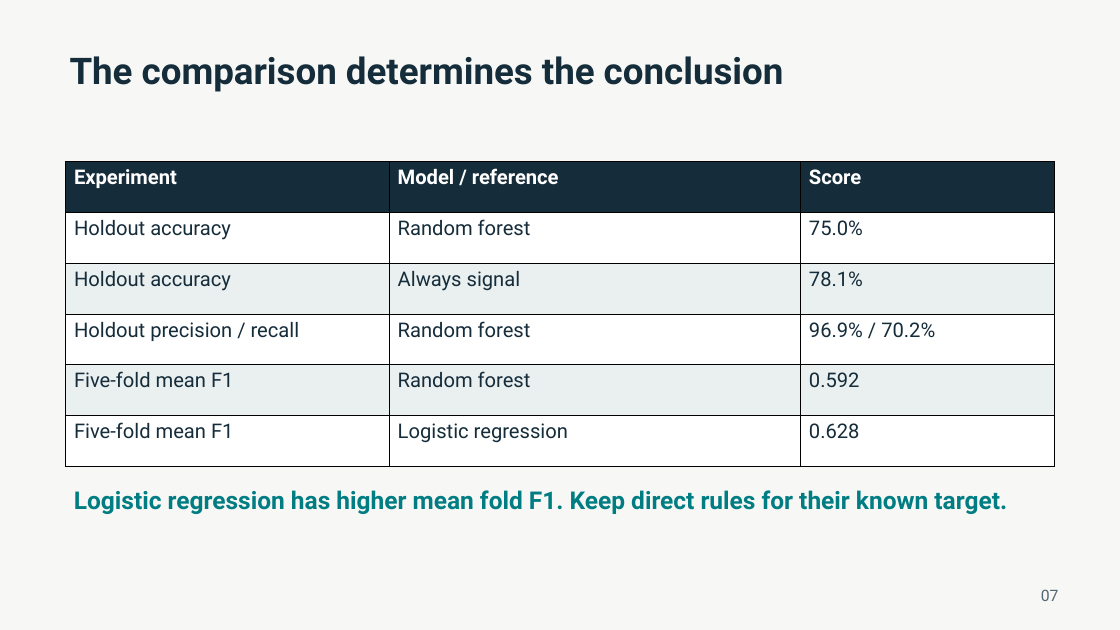
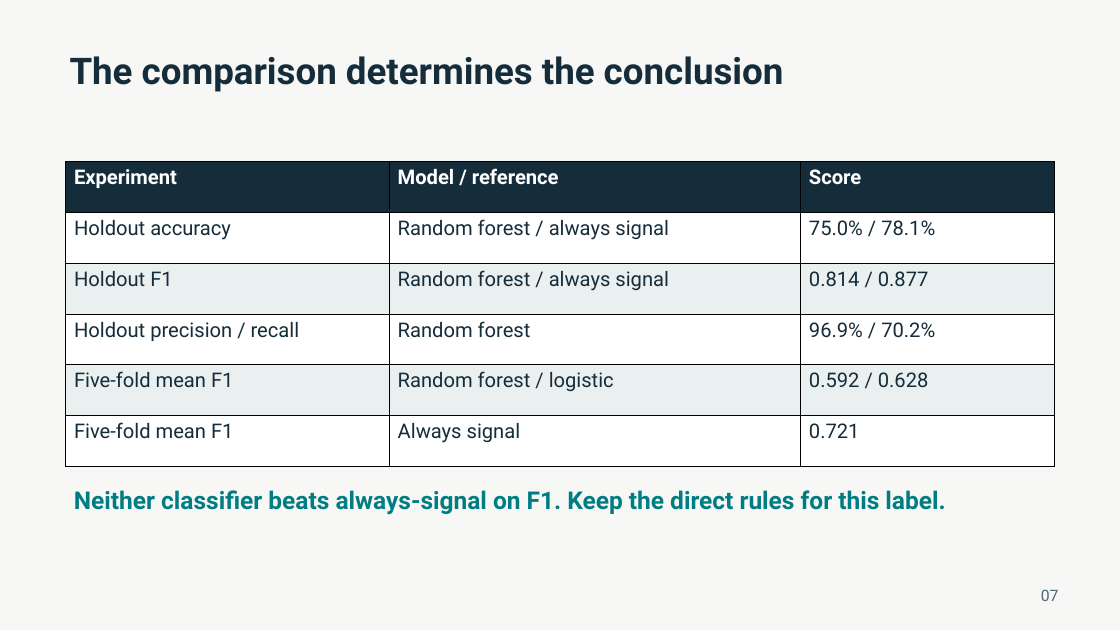
Before and after one commit to 0xpvtrickbateman/SPC-ML-Demo, a slide deck: slide 7 of docs/SPC_ML_Demo_Walkthrough_Ready.pptx. Drawn at 1120x630 pixels with LibreOffice and Linux fonts; fonts in the diff are those of the drawing. Boxes give left, top, right and bottom in pixels: in the first picture for what was removed or moved away, otherwise in the second. Text is boxed around its words. In the diff, an @@ line names an element or a change of style, - is before the commit and + after.

```diff
--- a/docs/SPC_ML_Demo_Walkthrough_Ready.pptx
+++ b/docs/SPC_ML_Demo_Walkthrough_Ready.pptx
@@ table at (66,162,1054,466) @@
-row 2, column 2: Random forest
+row 2, column 2: Random forest / always signal
-row 2, column 3: 75.0%
+row 2, column 3: 75.0% / 78.1%
-row 3: Holdout accuracy | Always signal | 78.1%
+row 3: Holdout F1 | Random forest / always signal | 0.814 / 0.877
-row 5, column 2: Random forest
+row 5, column 2: Random forest / logistic
-row 5, column 3: 0.592
+row 5, column 3: 0.592 / 0.628
-row 6, column 2: Logistic regression
+row 6, column 2: Always signal
-row 6, column 3: 0.628
+row 6, column 3: 0.721
@@ text at (74,490,945,514): text changed @@
-Logistic regression has higher mean fold F1. Keep direct rules for their known target.
+Neither classifier beats always-signal on F1. Keep the direct rules for this label.
```
Also in this commit, not shown: 4 other slides changed, 25 other files.
